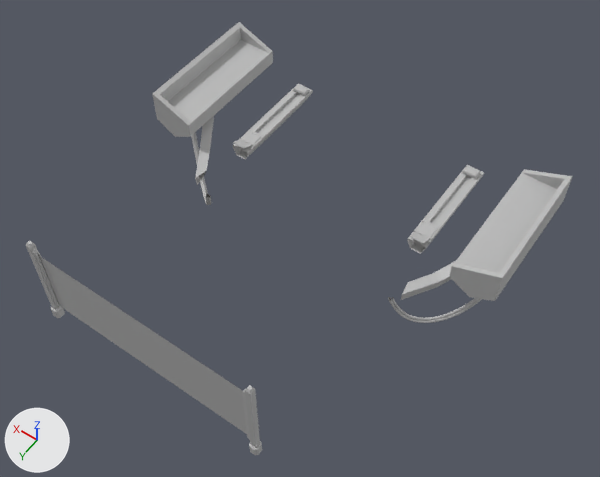
What one commit did to the FBX model CymaticExperienceVR/Assets/Models/PlateAddOn.fbx.
Both versions are drawn from a camera (50 mm lens) standing at (-0.0571, 0.816, 0.8307) and looking at (-0.0034, 0.7408, 0.7125). The lights are fixed; the arrows at lower left show +X, +Y and +Z. Where no turn or scale is listed for an object, it has been applied to the vertices.

Objects in the first picture: 'Table_add_on'.
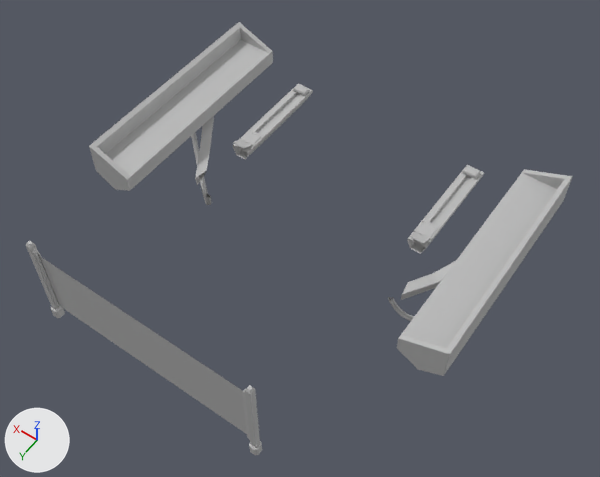
Commit message: PlateAddon longer.

What changed in the scene script:
```text
Change me_mesh_002:
    where me_mesh_002.from_pydata(...)  # 2462 vertices, 2147 faces; spans x -0.0382..0.0382, y -0.0364..0.0364, z -0.0174..0.0174
    used by ob_table_add_on; location = (0.0, 0.7414, 0.7137)
    before: 259 (0.0294, -0.0088, 0.0019) at pixel (188, 125), 260 (0.0382, -0.0088, -0.0012) at pixel (156, 118), 261 (0.0294, -0.0088, -0.0012) at pixel (190, 136), 264 (0.0294, -0.0098, 0.0019) at pixel (191, 122), 265 (0.0372, -0.0098, 0.0019)
    before: 266 (0.0382, -0.0088, 0.0056) at pixel (152, 93), 267 (0.0372, -0.0098, 0.0052) at pixel (159, 94), 271 (0.0338, -0.0088, -0.0037) at pixel (174, 136)
    before: 275 (-0.0294, -0.0088, 0.0019) at pixel (451, 266), 276 (-0.0382, -0.0088, -0.0012) at pixel (494, 301), 277 (-0.0294, -0.0088, -0.0012) at pixel (449, 276), 280 (-0.0294, -0.0098, 0.0019) at pixel (454, 262), 281 (-0.0372, -0.0098, 0.0019)
    before: 282 (-0.0382, -0.0088, 0.0056) at pixel (502, 278), 283 (-0.0372, -0.0098, 0.0052) at pixel (499, 272), 287 (-0.0338, -0.0088, -0.0037) at pixel (469, 297)
    me_mesh_002 part 1
    add for i in [259, 260, 261, *range(264, 268), 271]: me_mesh_002.vertices[i].co += Vector((0.0, 0.0176, 0.0))
    me_mesh_002 part 2
    add for i in [275, 276, 277, *range(280, 284), 287]: me_mesh_002.vertices[i].co += Vector((0.0, 0.0176, 0.0))
```

Where the change shows, as pixel boxes [x1, y1, x2, y2] in the pictures (600 x 477 px; the box of a moved part takes in the faces that stretch with it):
part 1 of me_mesh_002, moved or reshaped: before [152, 22, 273, 137]; after [89, 22, 273, 191]
part 2 of me_mesh_002, moved or reshaped: before [449, 173, 573, 301]; after [397, 173, 573, 376]
